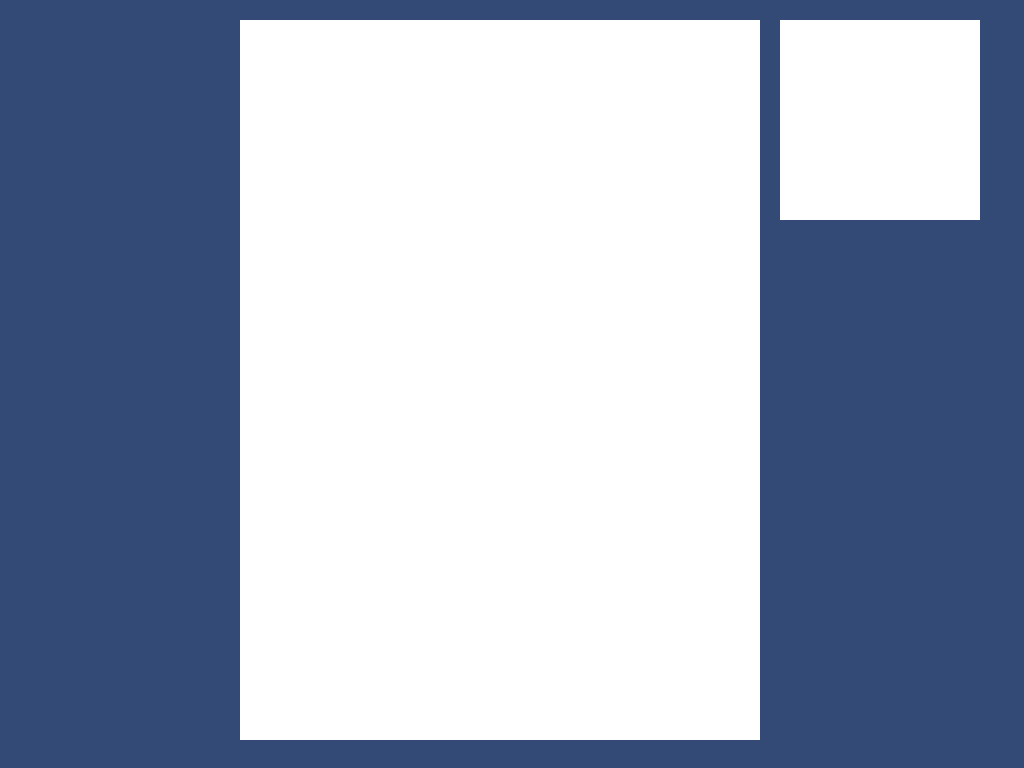
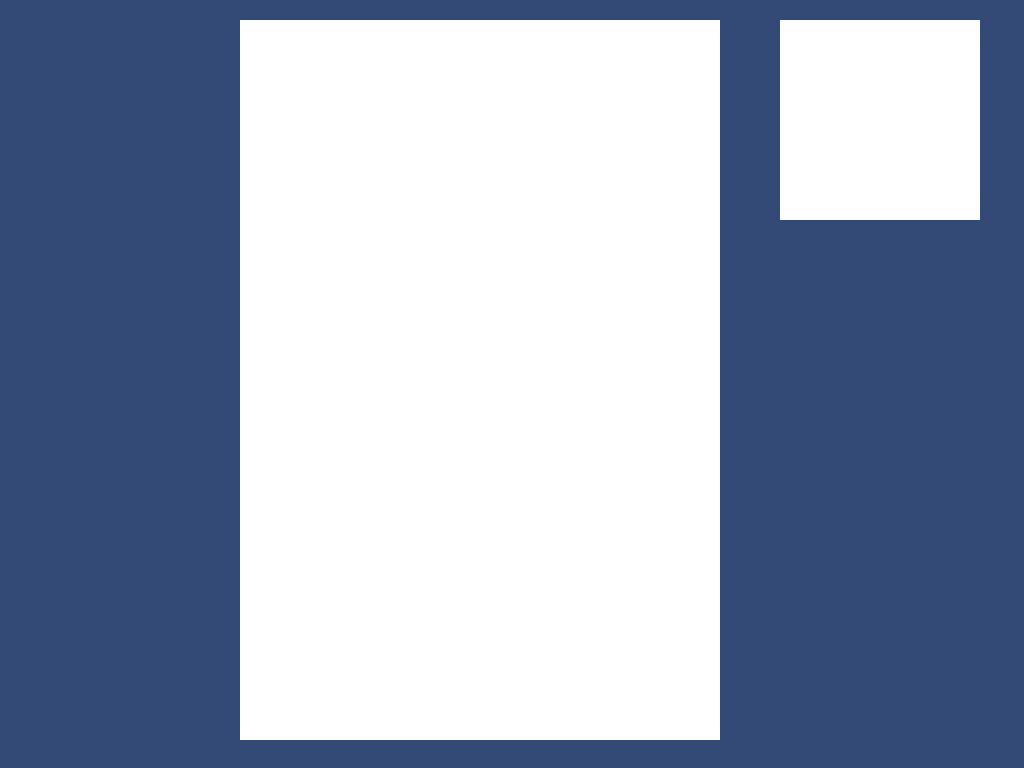
The second 1024×768 image is a revision of the first. Changes to its layers:
painted on "Oberfläche" over [720, 20, 760, 740]
